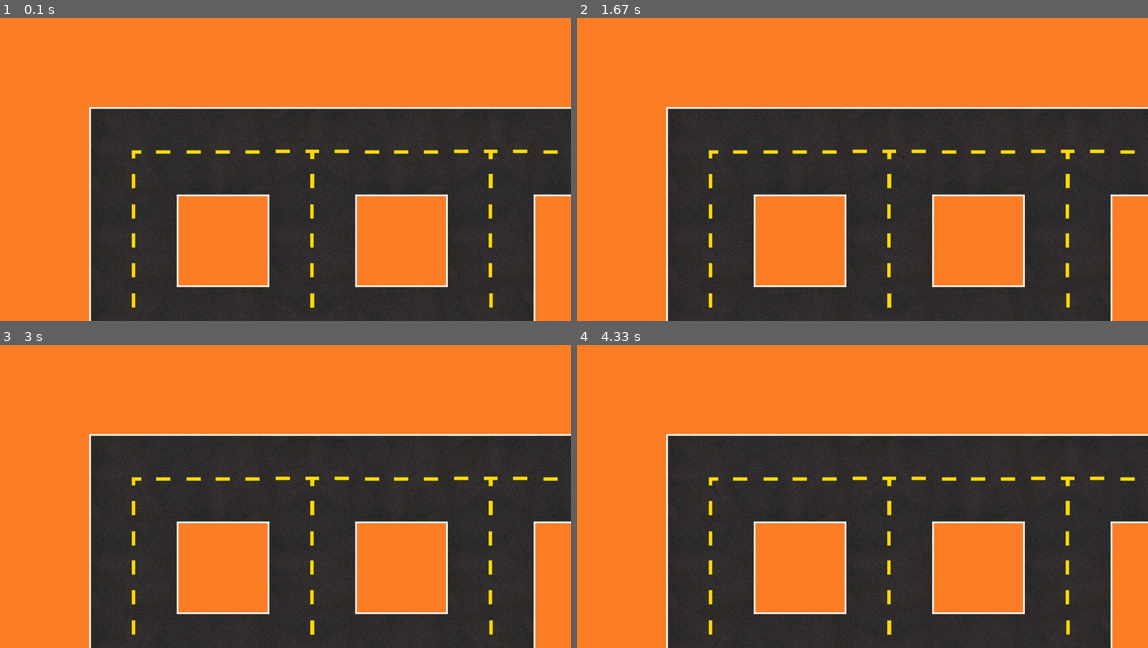
Above: before the commit, frames 1-4 (two rows, left to right).
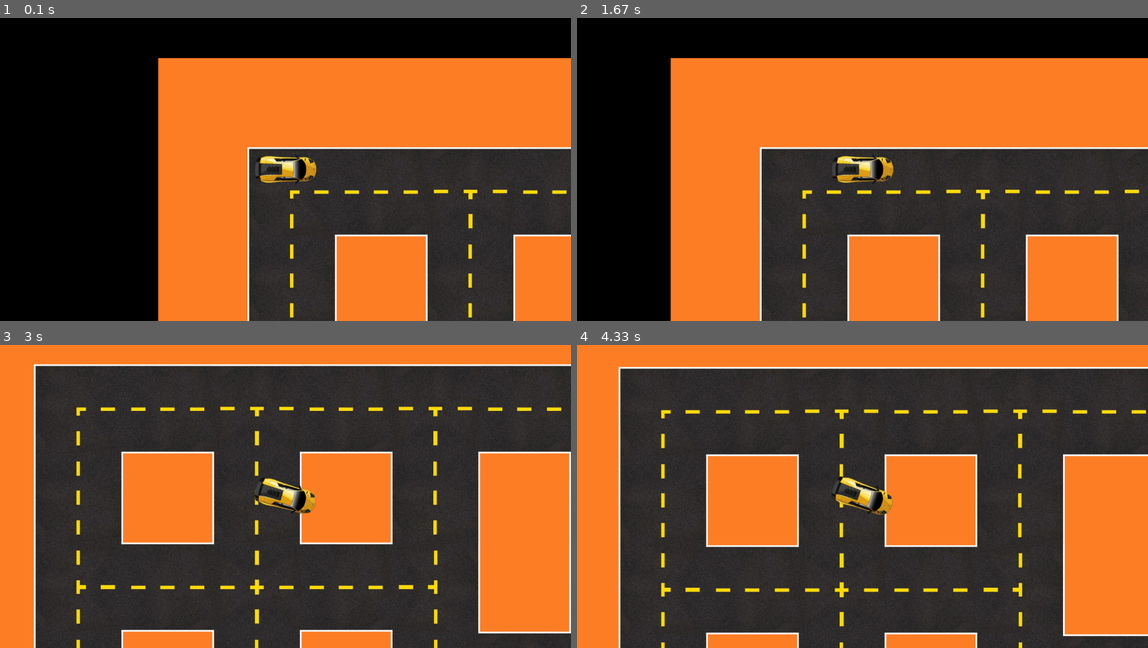
Above: after the commit, the same moments.

Repository: V1adls1aV/Project_pygame
Game: pygame game, started from main.py
The game is run twice, just before and just after one commit, with the same random seed, the same clock (stepped at 60 frames per second) and the same inputs.
Inputs:
- Up to frame 1 (0.1 s): no input
- Up to frame 2 (1.67 s): tap Space at 0.33 s; hold D 0.67-1.13 s; hold W 1.17-1.63 s
- Up to frame 3 (3 s): hold D 1.67-2.13 s; hold A 2.17-2.7 s; hold S from 2.73 s (still down)
- Up to frame 4 (4.33 s): release S at 3.03 s; hold A 3.07-3.47 s; tap Space at 3.13, 3.43, 3.57 s; hold D 3.5-3.87 s

The runs differ from the first frame. In frame 1, 64% of the frame differs, in the area x 0-100%, y 0-100%; in frame 2, 71%; in frame 3, 59%; in frame 4, 55%.

Commit message:
version with car driving

Diff:
--- a/data/map.txt
+++ b/data/map.txt
@@ -1,4 +1,6 @@
-......
-.#.#.#
-.....#
-.#.#.#
+.......#.
+.#.#.#.#.
+.....#....
+.#.#...##.
+...##.##..
+##.......
--- a/main.py
+++ b/main.py
@@ -1,6 +1,7 @@
 import pygame
 import os
 import sys
+from math import sin, cos, pi
 
 pygame.init()
 size = WIDTH, HEIGHT = 1920, 1020
@@ -9,6 +10,7 @@
 clock = pygame.time.Clock()
 FPS = 60
 
+all_sprites = pygame.sprite.Group()
 tiles_group = pygame.sprite.Group()
 
 
@@ -52,10 +54,12 @@
 
 def generate_level(level):
     new_level = [el[:] for el in level]
+    f = True
+    gamer = None
     for y in range(len(level)):
         for x in range(len(level[0])):
             if level[y][x] == '#':
-                new_level[y][x] = House(x, y)
+                new_level[y][x] = Empty(x, y)
             elif level[y][x] == '.':
                 if level[y + 1][x] == '.' and level[y - 1][x] == '.'\
                         and level[y][x + 1] == '.' and level[y][x - 1] == '.':
@@ -80,12 +84,15 @@
                     new_level[y][x] = Road(x, y, 'I')
                 elif level[y][x + 1] == '.' or level[y][x - 1] == '.':
                     new_level[y][x] = Road(x, y, 'I', 90)
-    return new_level
+                if f:
+                    gamer = Player(x, y)
+                    f = False
+    return new_level, gamer
 
 
 class Road(pygame.sprite.Sprite):
     def __init__(self, x, y, mode, rotation=0):
-        super().__init__(tiles_group)
+        super().__init__(tiles_group, all_sprites)
         self.mode = mode
         self.rotation = rotation
         self.image = self.generate_road_image()
@@ -103,20 +110,134 @@
             return pygame.transform.rotate(load_image('line.png'), self.rotation)
 
 
-class House(pygame.sprite.Sprite):
+class Empty(pygame.sprite.Sprite):
     def __init__(self, x, y):
-        super().__init__(tiles_group)
+        super().__init__(tiles_group, all_sprites)
         self.image = load_image('house.png')
         self.rect = self.image.get_rect()
         self.rect.x, self.rect.y = x * tile_width, y * tile_height
 
 
-city = generate_level(load_level('map.txt'))
+class Player(pygame.sprite.Sprite):
+    def __init__(self, x, y):
+        super().__init__(all_sprites)
+        self.image = load_image('car.png')
+        self.start_image = self.image
+        self.rect = self.image.get_rect()
+        self.rect.x, self.rect.y = 25 + x * tile_width, 25 + y * tile_height
+        self.max_front_speed = 30
+        self.max_rear_speed = 7
+        self.speed = 0
+        self.rotation = 0
+        self.dx = 0
+        self.dy = 0
+
+    def update_speed(self, m):
+        if m == '+' and self.speed < self.max_front_speed:
+            self.speed += 0.5
+        if m == '-' and self.speed > -self.max_rear_speed:
+            self.speed -= 0.5
+        if m == '!':
+            self.breaking()
+        if m == '=':
+            self.rolling()
+        rad = self.rotation * pi / 180
+        self.dx = cos(rad) * self.speed
+        self.dy = sin(rad) * self.speed * -1
+
+    def update(self):
+        self.rect.x += round(self.dx)
+        self.rect.y += round(self.dy)
+
+    def breaking(self):
+        if self.speed >= 1:
+            self.speed -= 1
+        elif self.speed <= -1:
+            self.speed += 1
+        else:
+            self.speed = 0
+
+    def rolling(self):
+        if self.speed > 0:
+            self.speed -= 0.125
+        elif self.speed < 0:
+            self.speed += 0.125
+
+    def turning(self, t):
+        if t == '+' and self.speed:
+            if abs(self.speed) < self.max_front_speed / 2:
+                self.rotation += 0.2 * self.speed
+            else:
+                self.rotation += 0.2 * (self.max_front_speed - self.speed + 5)
+        elif t == '-' and self.speed:
+            if abs(self.speed) < self.max_front_speed / 2:
+                self.rotation -= 0.2 * self.speed
+            else:
+                self.rotation -= 0.2 * (self.max_front_speed - self.speed + 5)
+        self.blitRotate()
+
+    def blitRotate(self):
+        rotated_image = pygame.transform.rotate(self.image, self.rotation)
+        new_rect = rotated_image.get_rect(center=self.image.get_rect(topleft=(self.rect.x, self.rect.y)).center)
+        screen.blit(rotated_image, new_rect.topleft)
+
+
+class Camera:
+    # зададим начальный сдвиг камеры
+    def __init__(self):
+        self.dx = 0
+        self.dy = 0
+
+    # сдвинуть объект obj на смещение камеры
+    def apply(self, obj):
+        obj.rect.x += self.dx
+        obj.rect.y += self.dy
+
+    # позиционировать камеру на объекте target
+    def update(self, target):
+        self.dx = -(target.rect.x + target.rect.w // 2 - WIDTH // 2)
+        self.dy = -(target.rect.y + target.rect.h // 2 - HEIGHT // 2)
+
+    def update_camera(self, gamer):
+        # изменяем ракурс камеры
+        self.update(gamer)
+        # обновляем положение всех спрайтов
+        for sprite in all_sprites:
+            self.apply(sprite)
+
+
+camera = Camera()
+city, player = generate_level(load_level('map.txt'))
+camera.update_camera(player)
+mode = '='
+turning = '!'
 while True:
     for event in pygame.event.get():
         if event.type == pygame.QUIT:
             terminate()
+
+        key = pygame.key.get_pressed()
+        if key[pygame.K_w]:
+            mode = '+'
+        elif key[pygame.K_s]:
+            mode = '-'
+        elif key[pygame.K_SPACE]:
+            mode = '!'
+        else:
+            mode = '='
+
+        if key[pygame.K_a]:
+            turning = '+'
+        elif key[pygame.K_d]:
+            turning = '-'
+        else:
+            turning = '!'
+
     screen.fill((0, 0, 0))
     tiles_group.draw(screen)
+    player.turning(turning)
+    player.update_speed(mode)
+    player.update()
+    camera.update_camera(player)
     pygame.display.flip()
     clock.tick(FPS)
Binary file added: data/car.png
